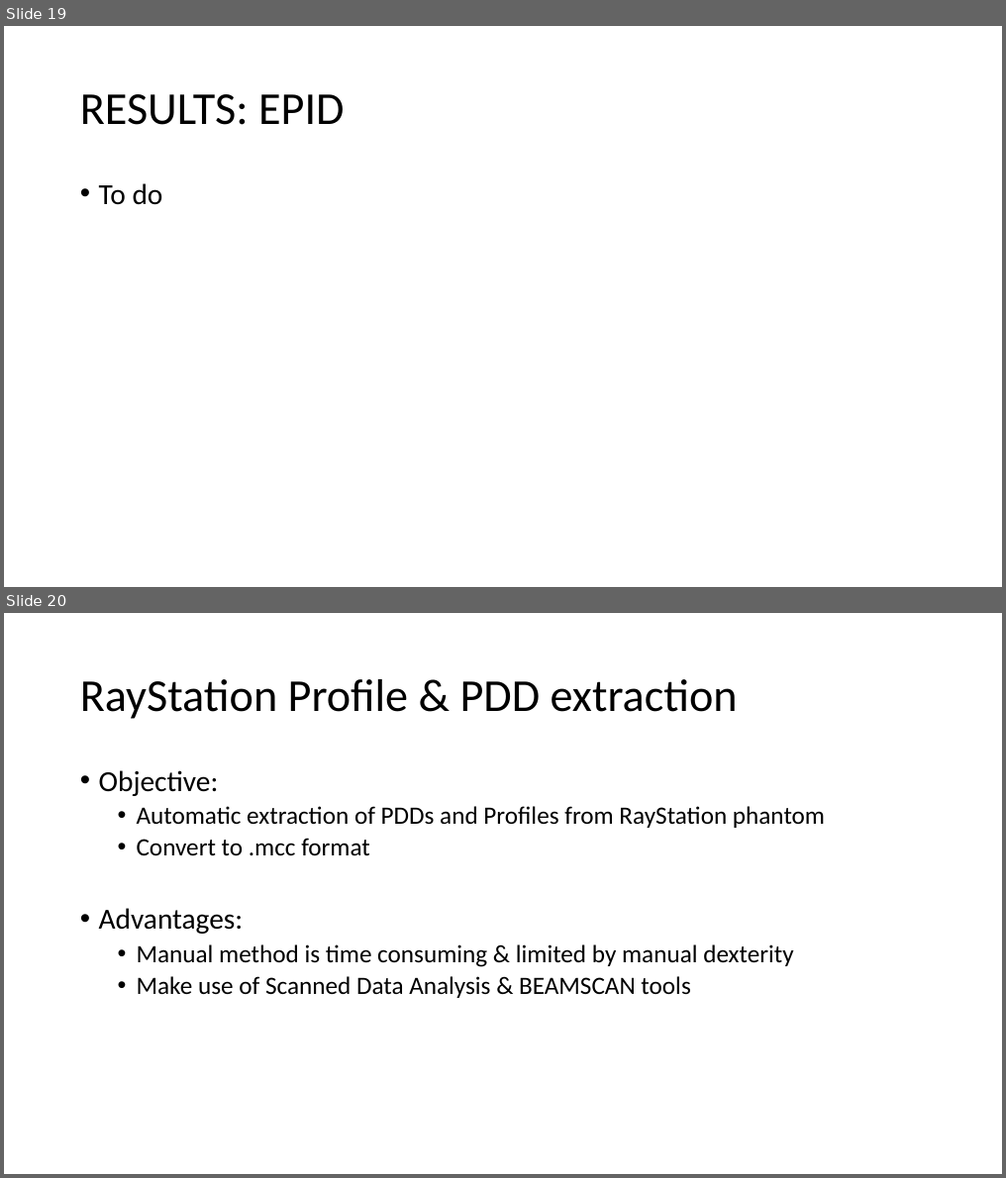
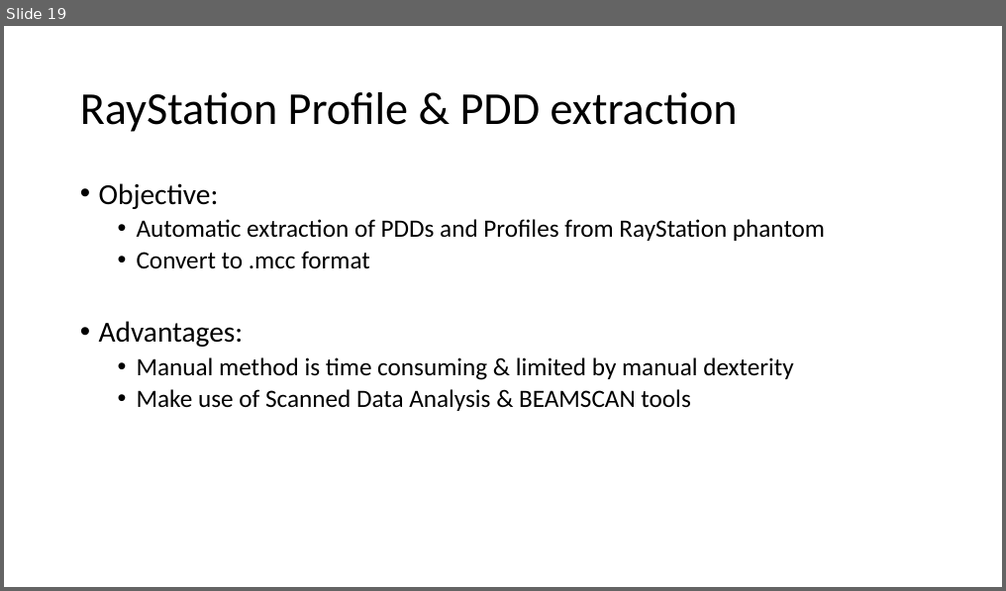
Before and after one commit to liam-stubbington/raystation-phantom-curves, a slide deck: RayStation12A_beam-modelling.pptx. Shown one above the other, each under a label of ours: slides 19 and 20 before the commit, slide 19 after it. The pictures are 1006x1178 and 1006x591 pixels, drawn with LibreOffice and Linux fonts; fonts in the diff are those of the drawing. Boxes give left, top, right and bottom in pixels: in the first picture for what was removed or moved away, otherwise in the second. Text is boxed around its words. In the diff, an @@ line names an element or a change of style, - is before the commit and + after.

```diff
--- a/RayStation12A_beam-modelling.pptx
+++ b/RayStation12A_beam-modelling.pptx
@@ slide 19 removed at box(4, 26, 1002, 587), background #FFFFFF @@
@@ title removed at box(80, 94, 344, 125) @@
-RESULTS: EPID
@@ text removed at box(99, 183, 163, 205) @@
-• To do
@@ what was slide 20 is now slide 19 @@
```
Also in this commit, not shown: 1 slide changed, 3 other files.
